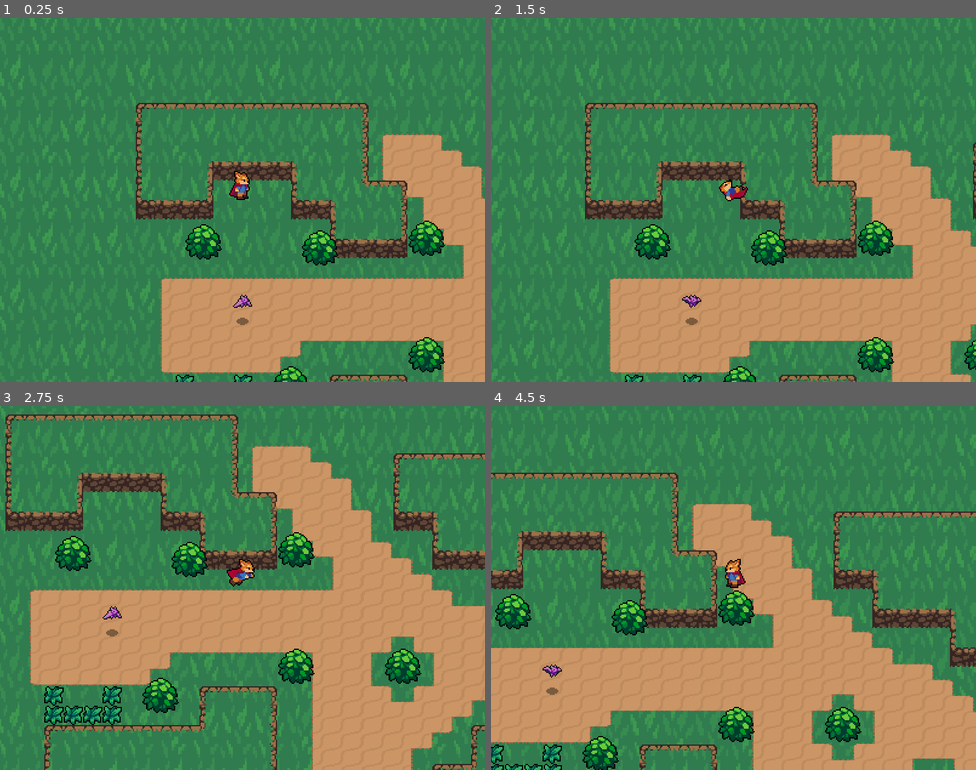
Above: before the commit, frames 1-4 (two rows, left to right).
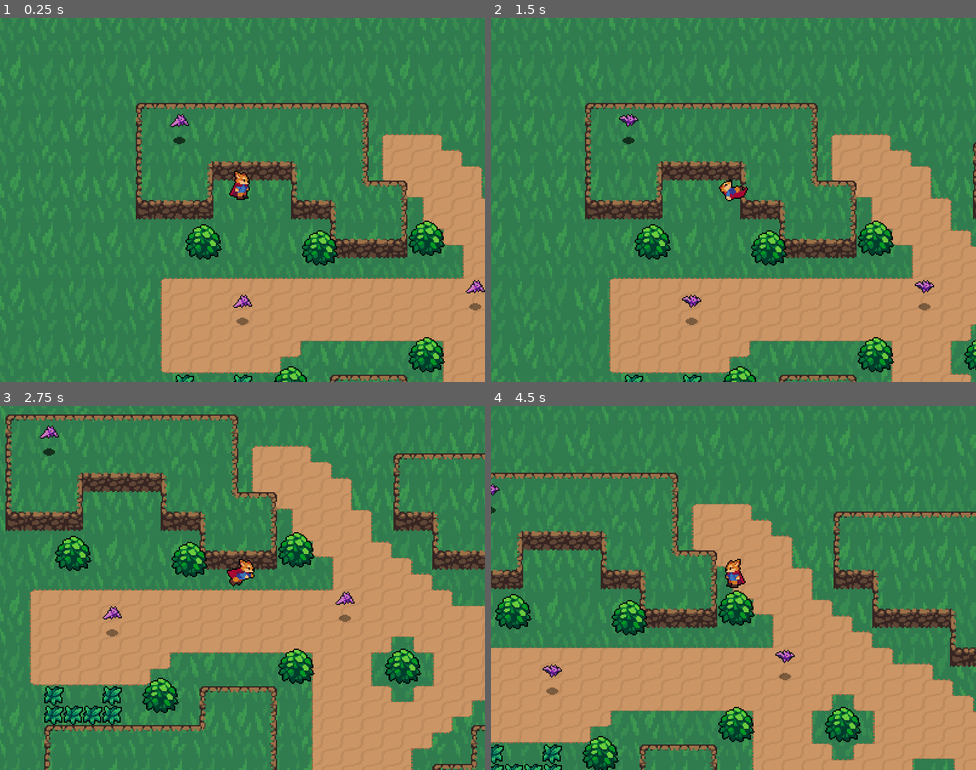
Above: after the commit, the same moments.

Repository: PulteaRobert/proiectinfo
Game: Godot game, scene res://src/World.tscn
Two runs of this game, one before a commit and one after it. Both use one fixed random seed, a clock stepped at 60 frames per second and the inputs below.
Inputs:
- Up to frame 1 (0.25 s): no input
- Up to frame 2 (1.5 s): hold Right (ui_right) 0.53-1.28 s; tap Shift (roll) at 0.6 s; hold Down (ui_down) from 1.28 s (still down); tap Space (attack) at 1.35 s
- Up to frame 3 (2.75 s): tap Shift (roll) at 1.55, 2.1 s; release Down (ui_down) at 2.03 s; hold Right (ui_right) from 2.03 s (still down)
- Up to frame 4 (4.5 s): release Right (ui_right) at 2.78 s; hold Up (ui_up) 2.78-3.53 s; tap Shift (roll) at 2.85, 3.8, 4.35 s; hold Left (ui_left) from 3.53 s (still down); tap Space (attack) at 3.6 s

The runs differ from the first frame. In frame 1, 0.2% of the frame differs, in the area x 35-100%, y 26-81%; in frame 2, 0.2%; in frame 3, 0.2%; in frame 4, 0.2%.

Commit message:
Added Effects && Starting Bat AI

Diff:
--- /dev/null
+++ b/Characters/Enemy/Bat.gd
@@ -0,0 +1,34 @@
+extends KinematicBody2D
+
+
+const EnemyDeathEffect = preload("res://Effects/EnemyDeathEffect.tscn")
+const FRICTION = 200
+
+enum{
+	IDLE,
+	WANDER,
+	CHASE
+}
+
+
+
+var knockback = Vector2.ZERO
+onready var stats = $Stats
+
+var state = IDLE
+
+
+func _physics_process(delta):
+	knockback = knockback.move_toward(Vector2.ZERO, FRICTION * delta)
+	knockback = move_and_slide(knockback)
+
+func _on_Hurtbox_area_entered(area):
+	stats.health-= area.damage
+	knockback = area.knockback_vector * 150
+
+
+func _on_Stats_no_health():
+	queue_free()
+	var enemyDeathEffect = EnemyDeathEffect.instance()
+	get_parent().add_child(enemyDeathEffect)
+	enemyDeathEffect.global_position = global_position
--- a/Characters/Enemy/Bat.tscn
+++ b/Characters/Enemy/Bat.tscn
@@ -1,7 +1,10 @@
-[gd_scene load_steps=10 format=2]
+[gd_scene load_steps=14 format=2]
 
 [ext_resource path="res://assets/Action RPG Resources/Shadows/SmallShadow.png" type="Texture" id=1]
 [ext_resource path="res://assets/Action RPG Resources/Enemies/Bat.png" type="Texture" id=2]
+[ext_resource path="res://Hitboxes and Hurtboxes/Hurtbox.tscn" type="PackedScene" id=3]
+[ext_resource path="res://Characters/Enemy/Bat.gd" type="Script" id=4]
+[ext_resource path="res://Stats.tscn" type="PackedScene" id=5]
 
 [sub_resource type="AtlasTexture" id=1]
 atlas = ExtResource( 2 )
@@ -34,8 +37,13 @@
 [sub_resource type="CircleShape2D" id=7]
 radius = 8.0
 
+[sub_resource type="CapsuleShape2D" id=8]
+radius = 8.38158
+height = 6.30354
+
 [node name="Bat" type="KinematicBody2D"]
 collision_layer = 16
+script = ExtResource( 4 )
 
 [node name="Sprite" type="AnimatedSprite" parent="."]
 frames = SubResource( 6 )
@@ -50,3 +58,15 @@
 [node name="CollisionShape2D" type="CollisionShape2D" parent="."]
 scale = Vector2( 0.5, 0.5 )
 shape = SubResource( 7 )
+
+[node name="Hurtbox" parent="." instance=ExtResource( 3 )]
+collision_layer = 8
+
+[node name="CollisionShape2D2" type="CollisionShape2D" parent="Hurtbox"]
+position = Vector2( 0, -14.3925 )
+shape = SubResource( 8 )
+
+[node name="Stats" parent="." instance=ExtResource( 5 )]
+max_health = 3
+[connection signal="area_entered" from="Hurtbox" to="." method="_on_Hurtbox_area_entered"]
+[connection signal="no_health" from="Stats" to="." method="_on_Stats_no_health"]
--- a/Characters/Player/Player.gd
+++ b/Characters/Player/Player.gd
@@ -1,9 +1,9 @@
 extends KinematicBody2D
 
-const ACCELERATION = 500
-const MAX_SPEED = 225
-const FRICTION = 500
-const ROLL_SPEED = 125
+export var ACCELERATION = 500
+export var MAX_SPEED = 225
+export var FRICTION = 500
+export var ROLL_SPEED = 125
 
 enum {
 	MOVE,
@@ -18,10 +18,11 @@
 onready var animationPlayer = $AnimationPlayer
 onready var animationTree = $AnimationTree
 onready var animationState = animationTree.get("parameters/playback")
+onready var swordHitbox = $HitboxPivot/SwordHitbox
 
 func _ready():
 	animationTree.active = true
-
+	swordHitbox.knockback_vector = roll_vector
 
 func _physics_process(delta):
 	match state:
@@ -43,8 +44,11 @@
 	input_vector.y = Input.get_action_strength("ui_down") - Input.get_action_strength("ui_up")
 	input_vector = input_vector.normalized()
 
+
+
 	if input_vector != Vector2.ZERO:
 		roll_vector = input_vector
+		swordHitbox.knockback_vector = input_vector
 		animationTree.set("parameters/Idle/blend_position", input_vector)
 		animationTree.set("parameters/Run/blend_position", input_vector)
 		animationTree.set("parameters/Attack/blend_position", input_vector)
--- a/Characters/Player/Player.tscn
+++ b/Characters/Player/Player.tscn
@@ -1,9 +1,9 @@
-[gd_scene load_steps=51 format=2]
+[gd_scene load_steps=52 format=2]
 
 [ext_resource path="res://assets/Action RPG Resources/Player/Player.png" type="Texture" id=1]
 [ext_resource path="res://Characters/Player/Player.gd" type="Script" id=2]
 [ext_resource path="res://Hitboxes and Hurtboxes/Hitbox.tscn" type="PackedScene" id=3]
-
+[ext_resource path="res://Characters/Player/SwordHitbox.gd" type="Script" id=4]
 
 [sub_resource type="CapsuleShape2D" id=1]
 radius = 5.2513
@@ -659,6 +659,7 @@
 [node name="SwordHitbox" parent="HitboxPivot" instance=ExtResource( 3 )]
 position = Vector2( 15, 0 )
 collision_mask = 8
+script = ExtResource( 4 )
 
 [node name="CollisionShape2D" parent="HitboxPivot/SwordHitbox" index="0"]
 position = Vector2( 9.53674e-07, -6.01289 )
--- /dev/null
+++ b/Characters/Player/SwordHitbox.gd
@@ -0,0 +1,3 @@
+extends "res://Hitboxes and Hurtboxes/Hitbox.gd"
+
+var knockback_vector = Vector2.ZERO
--- /dev/null
+++ b/Effects/Effect.gd
@@ -0,0 +1,9 @@
+extends AnimatedSprite
+
+func _ready():
+	connect("animation_finished", self, "_on_animation_finished")
+	frame = 0
+	play("Animate")
+
+func _on_animation_finished():
+	queue_free()
--- /dev/null
+++ b/Effects/EnemyDeathEffect.tscn
@@ -0,0 +1,68 @@
+[gd_scene load_steps=14 format=2]
+
+[ext_resource path="res://assets/Action RPG Resources/Effects/EnemyDeathEffect.png" type="Texture" id=1]
+[ext_resource path="res://Effects/Effect.gd" type="Script" id=2]
+
+[sub_resource type="AtlasTexture" id=1]
+flags = 4
+atlas = ExtResource( 1 )
+region = Rect2( 0, 0, 32, 32 )
+
+[sub_resource type="AtlasTexture" id=2]
+flags = 4
+atlas = ExtResource( 1 )
+region = Rect2( 32, 0, 32, 32 )
+
+[sub_resource type="AtlasTexture" id=3]
+flags = 4
+atlas = ExtResource( 1 )
+region = Rect2( 64, 0, 32, 32 )
+
+[sub_resource type="AtlasTexture" id=4]
+flags = 4
+atlas = ExtResource( 1 )
+region = Rect2( 96, 0, 32, 32 )
+
+[sub_resource type="AtlasTexture" id=5]
+flags = 4
+atlas = ExtResource( 1 )
+region = Rect2( 128, 0, 32, 32 )
+
+[sub_resource type="AtlasTexture" id=6]
+flags = 4
+atlas = ExtResource( 1 )
+region = Rect2( 160, 0, 32, 32 )
+
+[sub_resource type="AtlasTexture" id=7]
+flags = 4
+atlas = ExtResource( 1 )
+region = Rect2( 192, 0, 32, 32 )
+
+[sub_resource type="AtlasTexture" id=8]
+flags = 4
+atlas = ExtResource( 1 )
+region = Rect2( 224, 0, 32, 32 )
+
+[sub_resource type="AtlasTexture" id=9]
+flags = 4
+atlas = ExtResource( 1 )
+region = Rect2( 256, 0, 32, 32 )
+
+[sub_resource type="AtlasTexture" id=10]
+flags = 4
+atlas = ExtResource( 1 )
+region = Rect2( 288, 0, 32, 32 )
+
+[sub_resource type="SpriteFrames" id=11]
+animations = [ {
+"frames": [ SubResource( 1 ), SubResource( 2 ), SubResource( 3 ), SubResource( 4 ), SubResource( 5 ), SubResource( 6 ), SubResource( 7 ), SubResource( 8 ), SubResource( 9 ), SubResource( 10 ) ],
+"loop": true,
+"name": "Animate",
+"speed": 15.0
+} ]
+
+[node name="EnemyDeathEffect" type="AnimatedSprite"]
+frames = SubResource( 11 )
+animation = "Animate"
+offset = Vector2( 0, -8 )
+script = ExtResource( 2 )
--- a/Effects/GrassEfect.gd
+++ /dev/null
@@ -1,11 +0,0 @@
-extends Node2D
-
-onready var animatedSprite = $AnimatedSprite
-
-
-func _ready():
-	animatedSprite.frame = 0
-	animatedSprite.play("Animate")
-
-func _on_AnimatedSprite_animation_finished():
-	queue_free()
--- a/Effects/GrassEfect.tscn
+++ b/Effects/GrassEfect.tscn
@@ -1,7 +1,7 @@
 [gd_scene load_steps=9 format=2]
 
 [ext_resource path="res://assets/Action RPG Resources/Effects/GrassEffect.png" type="Texture" id=1]
-[ext_resource path="res://Effects/GrassEfect.gd" type="Script" id=2]
+[ext_resource path="res://Effects/Effect.gd" type="Script" id=2]
 
 [sub_resource type="AtlasTexture" id=1]
 flags = 4
@@ -36,14 +36,11 @@
 "speed": 15.0
 } ]
 
-[node name="GrassEfect" type="Node2D"]
-script = ExtResource( 2 )
-
-[node name="AnimatedSprite" type="AnimatedSprite" parent="."]
+[node name="GrassEffect" type="AnimatedSprite"]
 frames = SubResource( 6 )
 animation = "Animate"
 frame = 4
 playing = true
 centered = false
 offset = Vector2( -8, -8 )
-[connection signal="animation_finished" from="AnimatedSprite" to="." method="_on_AnimatedSprite_animation_finished"]
+script = ExtResource( 2 )
--- /dev/null
+++ b/Effects/HitEffect.tscn
@@ -0,0 +1,28 @@
+[gd_scene load_steps=6 format=2]
+
+[ext_resource path="res://assets/Action RPG Resources/Effects/HitEffect.png" type="Texture" id=1]
+[ext_resource path="res://Effects/Effect.gd" type="Script" id=2]
+
+[sub_resource type="AtlasTexture" id=1]
+flags = 4
+atlas = ExtResource( 1 )
+region = Rect2( 0, 0, 24, 24 )
+
+[sub_resource type="AtlasTexture" id=2]
+flags = 4
+atlas = ExtResource( 1 )
+region = Rect2( 24, 0, 24, 24 )
+
+[sub_resource type="SpriteFrames" id=3]
+animations = [ {
+"frames": [ SubResource( 1 ), SubResource( 2 ) ],
+"loop": true,
+"name": "Animate",
+"speed": 15.0
+} ]
+
+[node name="HitEffect" type="AnimatedSprite"]
+frames = SubResource( 3 )
+animation = "Animate"
+offset = Vector2( 0, -8 )
+script = ExtResource( 2 )
--- /dev/null
+++ b/Hitboxes and Hurtboxes/Hitbox.gd
@@ -0,0 +1,3 @@
+extends Area2D
+
+export var damage = 1
--- a/Hitboxes and Hurtboxes/Hitbox.tscn
+++ b/Hitboxes and Hurtboxes/Hitbox.tscn
@@ -1,7 +1,10 @@
-[gd_scene format=2]
+[gd_scene load_steps=2 format=2]
+
+[ext_resource path="res://Hitboxes and Hurtboxes/Hitbox.gd" type="Script" id=1]
 
 [node name="Hitbox" type="Area2D"]
 collision_layer = 0
 collision_mask = 0
+script = ExtResource( 1 )
 
 [node name="CollisionShape2D" type="CollisionShape2D" parent="."]
--- /dev/null
+++ b/Hitboxes and Hurtboxes/Hurtbox.gd
@@ -0,0 +1,14 @@
+extends Area2D
+
+export(bool) var show_hit = true
+
+const HitEffect = preload("res://Effects/HitEffect.tscn")
+
+
+
+func _on_Hurtbox_area_entered(area):
+	if show_hit:
+		var effect = HitEffect.instance()
+		var main = get_tree().current_scene
+		main.add_child(effect)
+		effect.global_position = global_position
--- a/Hitboxes and Hurtboxes/Hurtbox.tscn
+++ b/Hitboxes and Hurtboxes/Hurtbox.tscn
@@ -1,7 +1,11 @@
-[gd_scene format=2]
+[gd_scene load_steps=2 format=2]
+
+[ext_resource path="res://Hitboxes and Hurtboxes/Hurtbox.gd" type="Script" id=1]
 
 [node name="Hurtbox" type="Area2D"]
 collision_layer = 0
 collision_mask = 0
+script = ExtResource( 1 )
 
 [node name="CollisionShape2D" type="CollisionShape2D" parent="."]
+[connection signal="area_entered" from="." to="." method="_on_Hurtbox_area_entered"]
--- /dev/null
+++ b/Stats.gd
@@ -0,0 +1,11 @@
+extends Node
+
+export var max_health = 1
+onready var health = max_health setget set_health
+
+signal no_health
+
+func set_health(value):
+	health = value
+	if health <= 0:
+		emit_signal("no_health")
--- /dev/null
+++ b/Stats.tscn
@@ -0,0 +1,6 @@
+[gd_scene load_steps=2 format=2]
+
+[ext_resource path="res://Stats.gd" type="Script" id=1]
+
+[node name="Stats" type="Node"]
+script = ExtResource( 1 )
--- a/World/Grass.gd
+++ b/World/Grass.gd
@@ -1,10 +1,10 @@
 extends Sprite
 
+const GrassEffect = preload("res://Effects/GrassEfect.tscn")
+
 func create_grass_effect():
-	var GrassEffect = load("res://Effects/GrassEfect.tscn")
 	var grassEffect = GrassEffect.instance()
-	var world = get_tree().current_scene
-	world.add_child(grassEffect)
+	get_parent().add_child(grassEffect)
 	grassEffect.global_position = global_position
 
 func _on_Hurtbox_area_entered(_area):
--- a/World/Grass.tscn
+++ b/World/Grass.tscn
@@ -17,6 +17,7 @@
 
 [node name="Hurtbox" parent="." instance=ExtResource( 3 )]
 collision_layer = 8
+show_hit = false
 
 [node name="CollisionShape2D" parent="Hurtbox" index="0"]
 position = Vector2( 8, 8 )
--- a/project.godot
+++ b/project.godot
@@ -17,7 +17,6 @@
 
 config/name="Proiect_Info"
 run/main_scene="res://src/World.tscn"
-config/icon="res://icon.png"
 
 [display]
 
--- a/src/World.tscn
+++ b/src/World.tscn
@@ -521,7 +521,7 @@
 [node name="Player" parent="YSort" instance=ExtResource( 1 )]
 position = Vector2( 56, 48 )
 
-[node name="Grass" type="YSort" parent="YSort" instance=ExtResource( 6 )]
+[node name="Grass" parent="YSort" instance=ExtResource( 6 )]
 position = Vector2( 16, 208 )
 
 [node name="Grass" parent="YSort/Grass" instance=ExtResource( 6 )]
@@ -545,7 +545,7 @@
 [node name="Grass7" parent="YSort/Grass" instance=ExtResource( 6 )]
 position = Vector2( 16, 0 )
 
-[node name="Bushes" type="YSort" parent="YSort" instance=ExtResource( 2 )]
+[node name="Bushes" parent="YSort" instance=ExtResource( 2 )]
 position = Vector2( 120, 88 )
 
 [node name="Bushes1" parent="YSort/Bushes" instance=ExtResource( 2 )]
@@ -567,3 +567,10 @@
 
 [node name="Bat" parent="YSort" instance=ExtResource( 7 )]
 position = Vector2( 56, 148 )
+
+[node name="Bat2" parent="YSort" instance=ExtResource( 7 )]
+position = Vector2( 248, 136 )
+
+[node name="Bat3" parent="YSort" instance=ExtResource( 7 )]
+
+[node name="Bat4" parent="YSort" instance=ExtResource( 7 )]
Binary file removed: icon.png
Not shown, removed: icon.png.import
